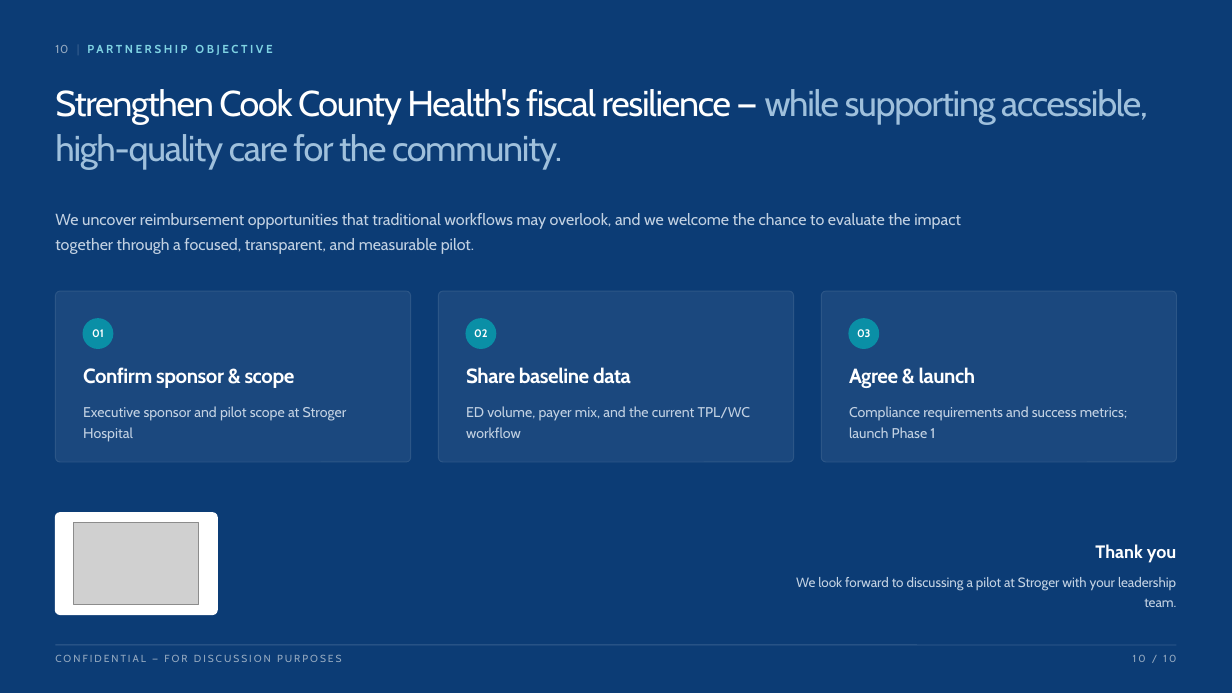
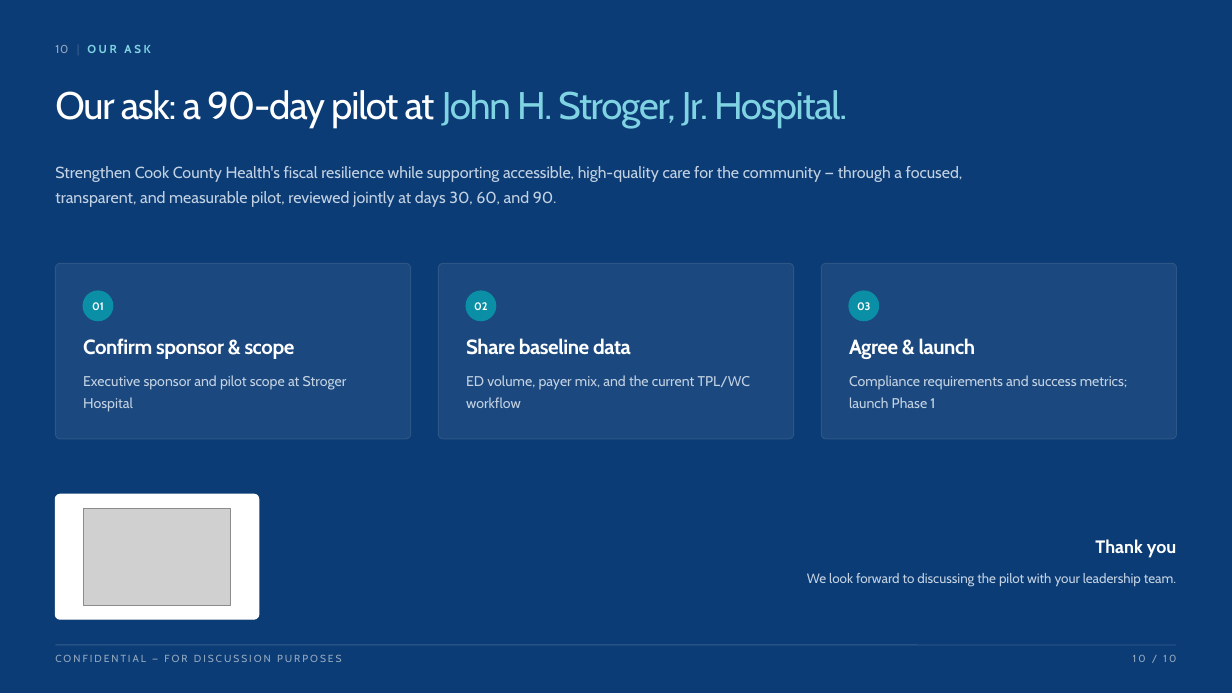
Before and after one commit to GMyoung/laborforce-deck, a slide deck: slide 10 of LaborForce_CookCountyHealth.pptx. Drawn at 1232x693 pixels with LibreOffice and Linux fonts; fonts in the diff are those of the drawing; grey boxes stand for pictures. Boxes give left, top, right and bottom in pixels: in the first picture for what was removed or moved away, otherwise in the second. Text is boxed around its words. In the diff, an @@ line names an element or a change of style, - is before the commit and + after.

```diff
--- a/LaborForce_CookCountyHealth.pptx
+++ b/LaborForce_CookCountyHealth.pptx
@@ text at [55,90,847,128]: text changed; size 28 to 30 pt; text colour #9FC0DC to #7FD3E3 @@
-Strengthen Cook County Health's fiscal resilience — while supporting accessible, high-quality care for the community.
+Our ask: a 90-day pilot at John H. Stroger, Jr. Hospital.
@@ text at [55,166,963,207]: text changed @@
-We uncover reimbursement opportunities that traditional workflows may overlook, and we welcome the chance to evaluate the impact together through a focused, transparent, and measurable pilot.
+Strengthen Cook County Health's fiscal resilience while supporting accessible, high-quality care for the community — through a focused, transparent, and measurable pilot, reviewed jointly at days 30, 60, and 90.
@@ rounded rectangle: place and size @@
-rounded rectangle at [55,291,410,462]
+rounded rectangle at [55,263,410,439]
@@ rounded rectangle: place and size @@
-rounded rectangle at [438,291,793,462]
+rounded rectangle at [438,263,793,439]
@@ rounded rectangle: place and size @@
-rounded rectangle at [822,291,1177,462]
+rounded rectangle at [822,263,1177,439]
@@ 9 texts, 3 ellipses: place and size @@
-9 texts, 3 ellipses at [83,319,1127,442]
+9 texts, 3 ellipses at [83,291,1127,412]
@@ proportions changed in 4 elements at [55,263,410,439], [438,263,793,439], [822,263,1177,439], [55,494,259,619] @@
@@ rounded rectangle: place and size @@
-rounded rectangle at [55,513,217,615]
+rounded rectangle at [55,494,259,619]
@@ picture: place and size @@
-picture at [74,522,199,604]
+picture at [83,508,231,605]
@@ text "Thank you": place and size @@
-text "Thank you" at [1095,544,1177,563]
+text "Thank you" at [1095,539,1177,558]
@@ text at [807,573,1176,587]: text changed @@
-We look forward to discussing a pilot at Stroger with your leadership team.
+We look forward to discussing the pilot with your leadership team.
```
Also in this commit, not shown: 8 other slides changed, 1 other file.
